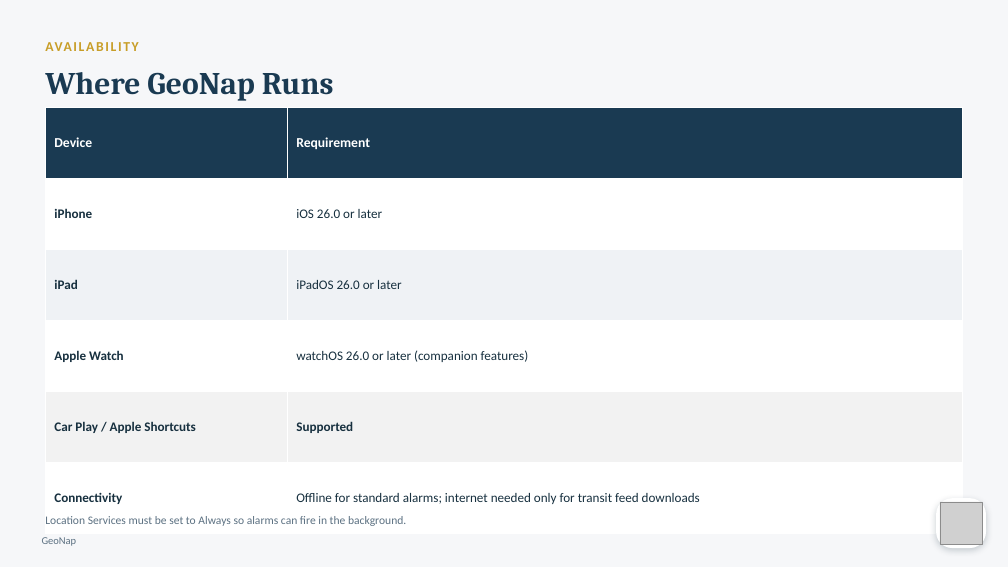
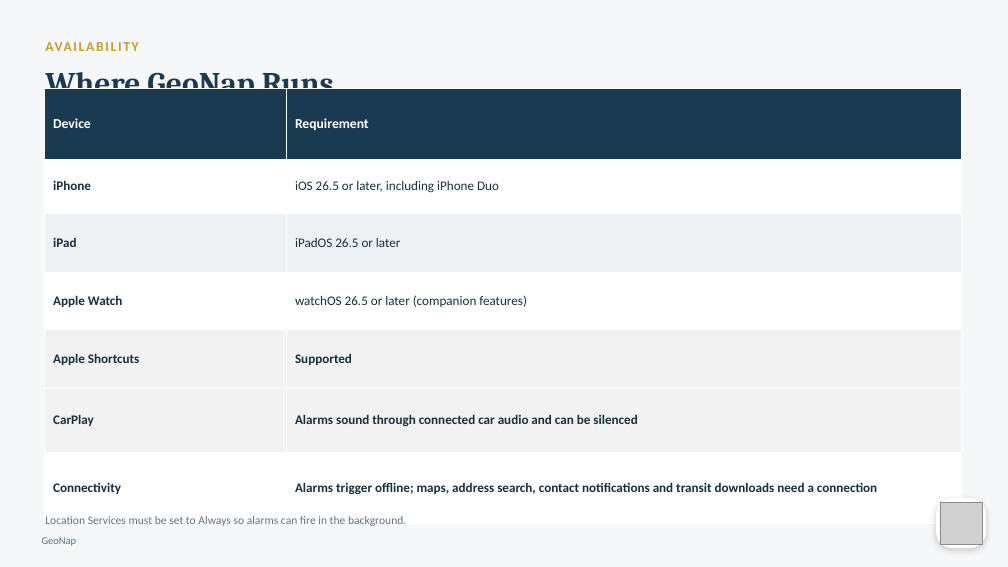
Before and after one commit to rmbartis/GeoNap, a slide deck: slide 17 of docs/GeoNap Presentations/GeoNap_Marketing_Deck.pptx. Drawn at 1008x567 pixels with LibreOffice and Linux fonts; fonts in the diff are those of the drawing; grey boxes stand for pictures. Boxes give left, top, right and bottom in pixels: in the first picture for what was removed or moved away, otherwise in the second. Text is boxed around its words. In the diff, an @@ line names an element or a change of style, - is before the commit and + after.

```diff
--- a/docs/GeoNap Presentations/GeoNap_Marketing_Deck.pptx
+++ b/docs/GeoNap Presentations/GeoNap_Marketing_Deck.pptx
@@ table at <box>44,88,961,523</box> @@
-row 2: iPhone | iOS 26.0 or later
-row 3: iPad | iPadOS 26.0 or later
-row 4: Apple Watch | watchOS 26.0 or later (companion features)
-row 5: Car Play / Apple Shortcuts | Supported
-row 6: Connectivity | Offline for standard alarms; internet needed only for transit feed downloads
+row 2: iPhone | iOS 26.5 or later, including iPhone Duo
+row 3: iPad | iPadOS 26.5 or later
+row 4: Apple Watch | watchOS 26.5 or later (companion features)
+row 5: Apple Shortcuts | Supported
+row 6: CarPlay | Alarms sound through connected car audio and can be silenced
+row 7: Connectivity | Alarms trigger offline; maps, address search, contact notifications and transit downloads need a connection
@@ table: place and size @@
-table at <box>45,107,963,534</box>
+table at <box>44,88,961,523</box>
```
Also in this commit, not shown: 1 other slide changed, 2 other files.
